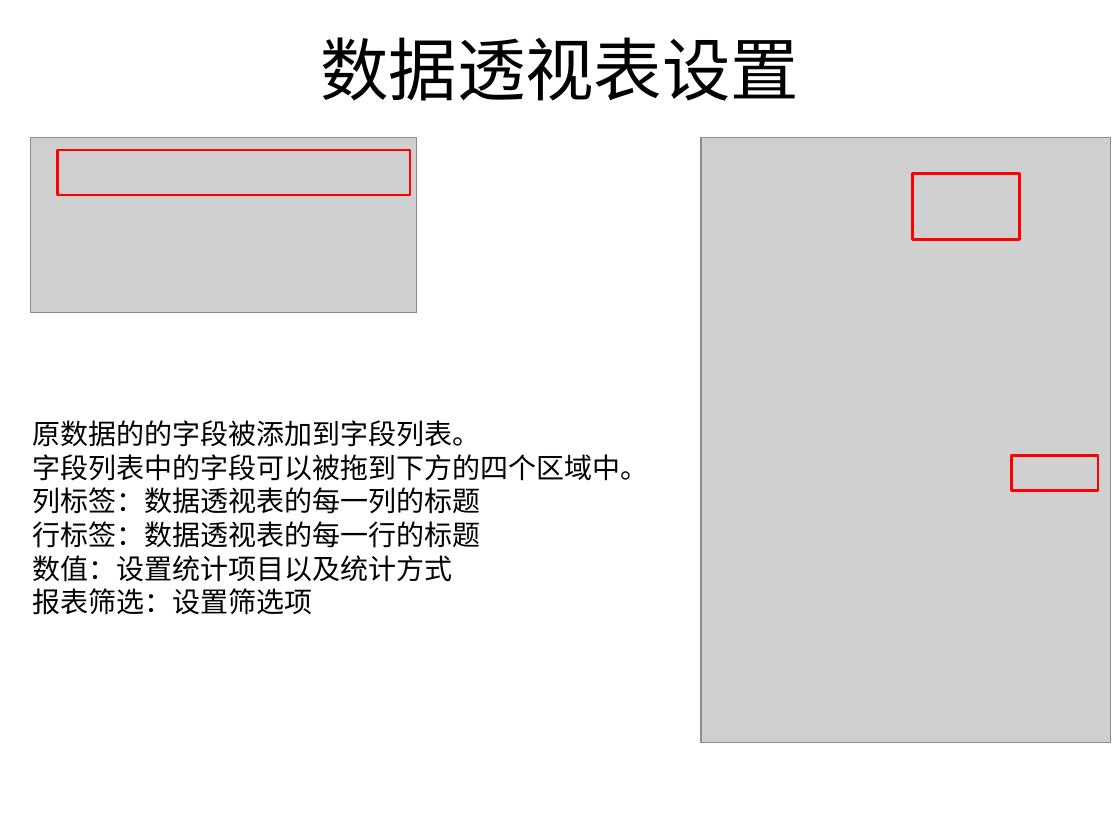
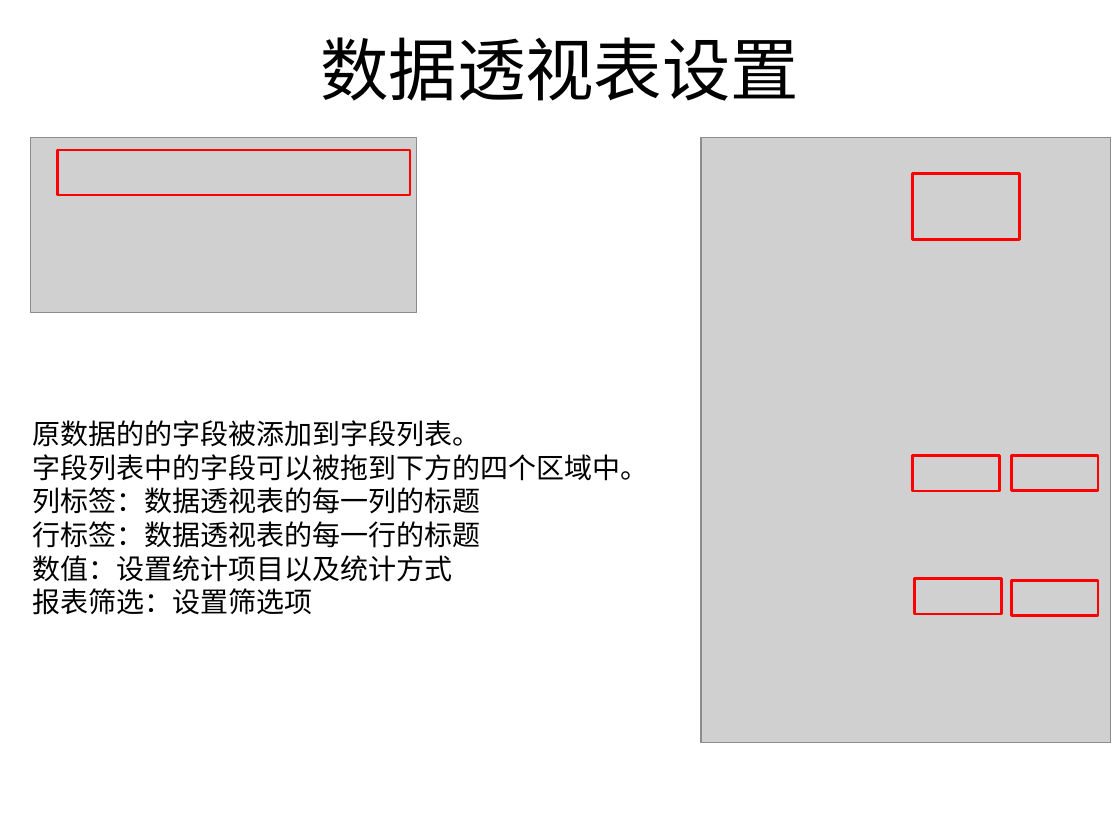
Before and after one commit to sans123wx/class, a slide deck: slide 22 of 第4章excel/图表/图表.pptx. Drawn at 1120x840 pixels with LibreOffice and Linux fonts; fonts in the diff are those of the drawing; grey boxes stand for pictures. Boxes give left, top, right and bottom in pixels: in the first picture for what was removed or moved away, otherwise in the second. Text is boxed around its words. In the diff, an @@ line names an element or a change of style, - is before the commit and + after.

```diff
--- a/第4章excel/图表/图表.pptx
+++ b/第4章excel/图表/图表.pptx
@@ rectangle added at <box>913,456,999,491</box>, outline #FF0000 1.75 pt @@
@@ rectangle added at <box>915,579,1001,614</box>, outline #FF0000 1.75 pt @@
@@ rectangle added at <box>1011,580,1098,615</box>, outline #FF0000 1.75 pt @@
```
Also in this commit, not shown: 2 other slides changed, 4 other files.
